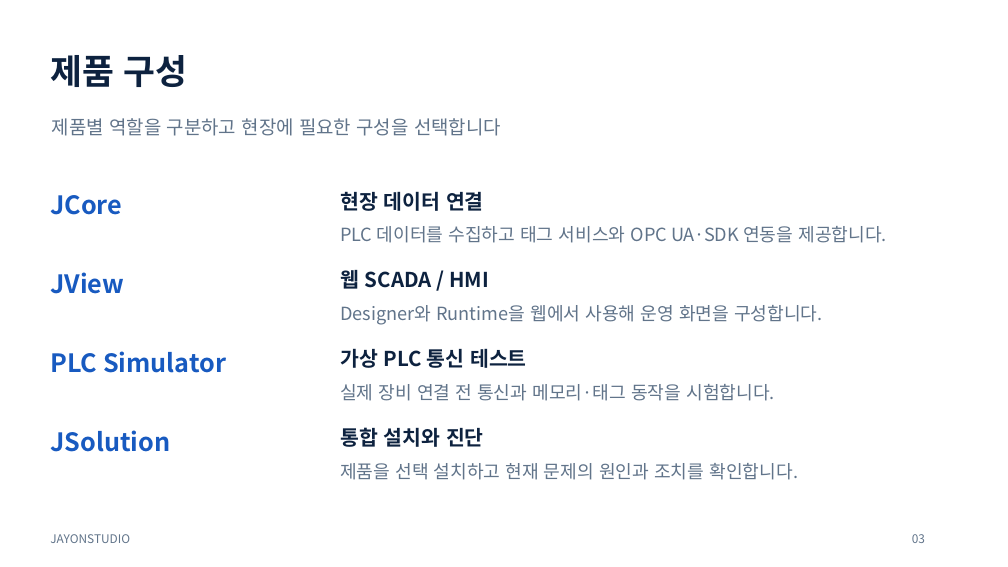
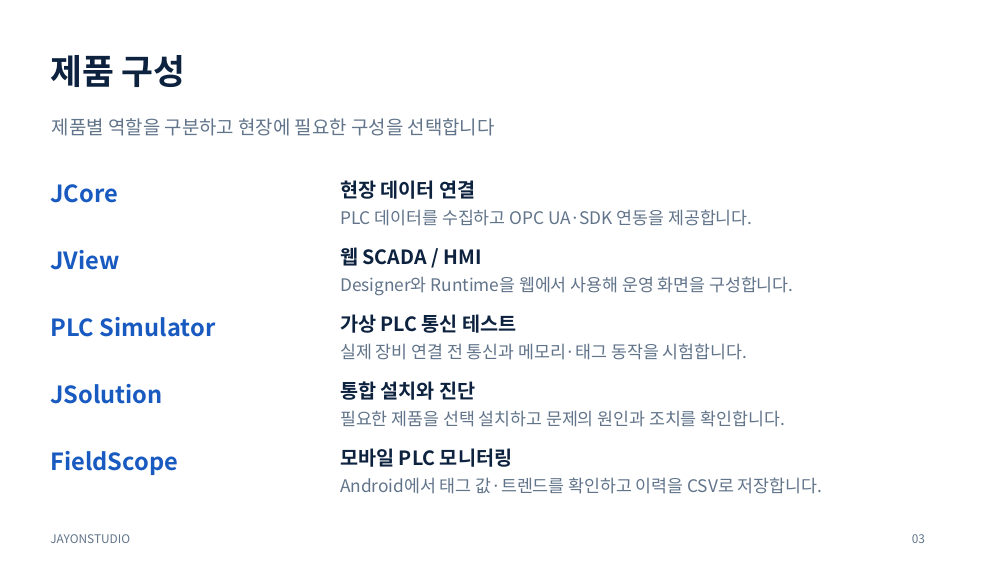
Before and after one commit to jay-Kim4776/JAYON-STUDIO, a slide deck: slide 3 of assets/docs/JAYONSTUDIO-Company-Profile.pptx. Drawn at 1008x567 pixels with LibreOffice and Linux fonts; fonts in the diff are those of the drawing. Boxes give left, top, right and bottom in pixels: in the first picture for what was removed or moved away, otherwise in the second. Text is boxed around its words. In the diff, an @@ line names an element or a change of style, - is before the commit and + after.

Commit message:
Refresh company introduction with FieldScope mobile portfolio

```diff
--- a/assets/docs/JAYONSTUDIO-Company-Profile.pptx
+++ b/assets/docs/JAYONSTUDIO-Company-Profile.pptx
@@ text "JCore": place and size @@
-text "JCore" at [50,195,122,215]
+text "JCore" at [50,184,118,203]
@@ text "현장 데이터 연결": place and size @@
-text "현장 데이터 연결" at [340,191,484,211]
+text "현장 데이터 연결" at [340,180,476,199]
@@ text at [340,209,752,226]: text changed; size 17.2 to 16.5 pt @@
-PLC 데이터를 수집하고 태그 서비스와 OPC UA·SDK 연동을 제공합니다.
+PLC 데이터를 수집하고 OPC UA·SDK 연동을 제공합니다.
@@ text "JView": place and size @@
-text "JView" at [50,272,124,294]
+text "JView" at [50,250,119,270]
@@ text "웹 SCADA / HMI": place and size @@
-text "웹 SCADA / HMI" at [340,267,489,293]
+text "웹 SCADA / HMI" at [340,244,481,270]
@@ text "Designer와 Runtime을 웹에서 사용해 운영 ...": place and size @@
-text "Designer와 Runtime을 웹에서 사용해 운영 ..." at [340,305,823,325]
+text "Designer와 Runtime을 웹에서 사용해 운영 ..." at [340,276,793,296]
@@ text "Designer와 Runtime을 웹에서 사용해 운영 ..." at [340,276,793,296]: size 17.2 to 16.5 pt @@
@@ text "PLC Simulator": place and size @@
-text "PLC Simulator" at [50,351,226,373]
+text "PLC Simulator" at [50,317,216,337]
@@ text "가상 PLC 통신 테스트": place and size @@
-text "가상 PLC 통신 테스트" at [340,348,527,368]
+text "가상 PLC 통신 테스트" at [340,314,517,333]
@@ text "실제 장비 연결 전 통신과 ..." at [340,343,747,360]: size 17.2 to 16.5 pt @@
@@ text "실제 장비 연결 전 통신과 ...": place and size @@
-text "실제 장비 연결 전 통신과 ..." at [340,384,775,401]
+text "실제 장비 연결 전 통신과 ..." at [340,343,747,360]
@@ size 24 to 22.5 pt in 4 elements at [50,184,118,203], [50,250,119,270], [50,317,216,337], [50,384,163,404] @@
@@ text "JSolution": place and size @@
-text "JSolution" at [50,430,170,452]
+text "JSolution" at [50,384,163,404]
@@ size 19.5 to 18.8 pt in 4 elements at [340,180,476,199], [340,244,481,270], [340,314,517,333], [340,381,476,400] @@
@@ text "통합 설치와 진단": place and size @@
-text "통합 설치와 진단" at [340,427,484,447]
+text "통합 설치와 진단" at [340,381,476,400]
@@ text at [340,410,785,427]: text changed; size 17.2 to 16.5 pt @@
-제품을 선택 설치하고 현재 문제의 원인과 조치를 확인합니다.
+필요한 제품을 선택 설치하고 문제의 원인과 조치를 확인합니다.
@@ text added at [340,448,512,467], 18.8 pt, text #0D223F, bold @@
+모바일 PLC 모니터링
@@ text added at [50,451,178,475], 22.5 pt, text #185AC0, bold @@
+FieldScope
@@ text added at [340,477,822,494], 16.5 pt, text #61748A @@
+Android에서 태그 값·트렌드를 확인하고 이력을 CSV로 저장합니다.
```
Also in this commit, not shown: 4 other slides changed, 1 slide added, 1 slide removed, 1 other file.
